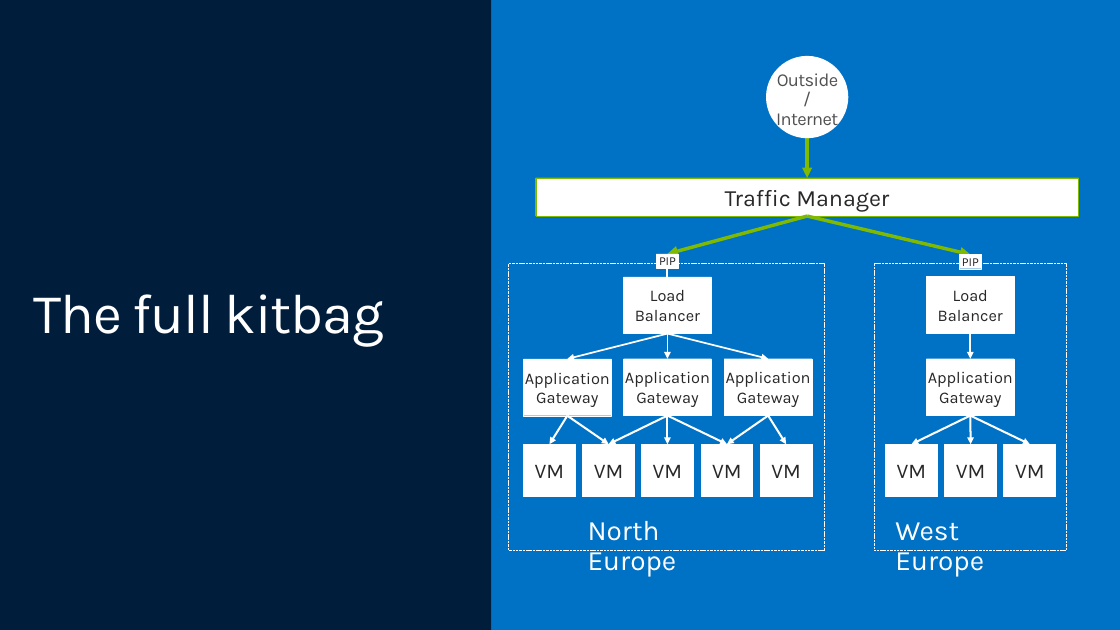
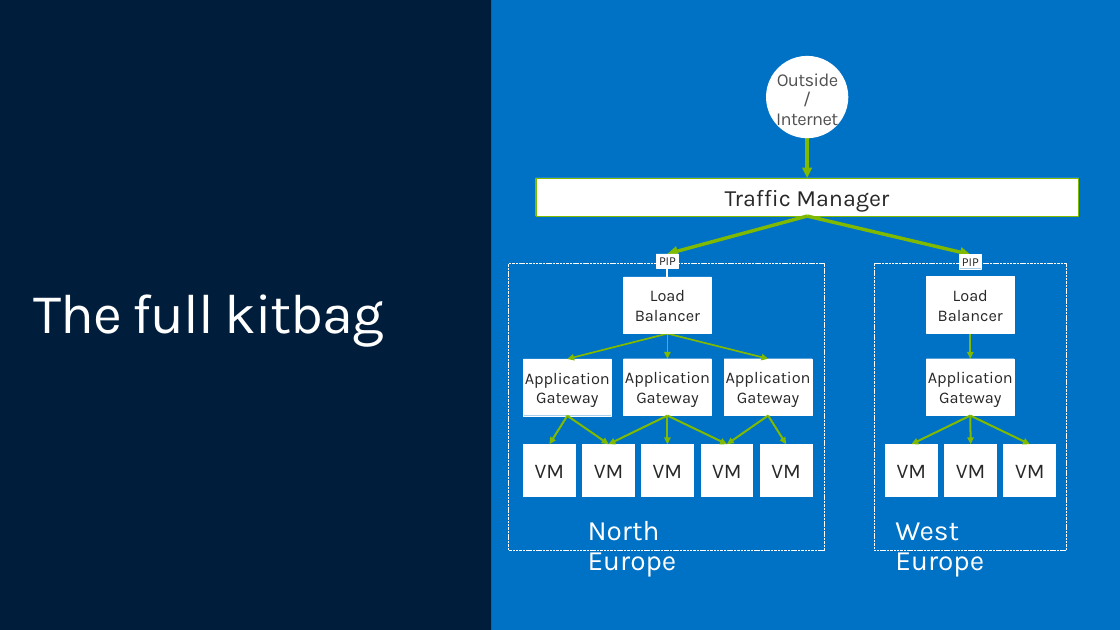
Before and after one commit to rbannist/azappgwlab, a slide deck: slide 30 of AzureApplicationGatewayOverview_0617_v1.pptx. Drawn at 1120x630 pixels with LibreOffice and Linux fonts; fonts in the diff are those of the drawing. Boxes give left, top, right and bottom in pixels: in the first picture for what was removed or moved away, otherwise in the second. Text is boxed around its words. In the diff, an @@ line names an element or a change of style, - is before the commit and + after.

Commit message:
Slight adjustments to presentation
Arrow colours and shape layering

```diff
--- a/AzureApplicationGatewayOverview_0617_v1.pptx
+++ b/AzureApplicationGatewayOverview_0617_v1.pptx
@@ arrow (668, 334) - (567, 359): stroke #FFFFFF 1.5 pt to #7FBA00 1.5 pt @@
@@ arrow (668, 334) - (668, 359): stroke #FFFFFF 1.5 pt to #7FBA00 1.5 pt @@
@@ arrow (668, 334) - (768, 359): stroke #FFFFFF 1.5 pt to #7FBA00 1.5 pt @@
@@ arrow (970, 334) - (970, 359): stroke #FFFFFF 1.5 pt to #7FBA00 1.5 pt @@
@@ arrow (567, 416) - (549, 444): stroke #FFFFFF 1.75 pt to #7FBA00 1.75 pt @@
@@ arrow (567, 416) - (609, 444): stroke #FFFFFF 1.75 pt to #7FBA00 1.75 pt @@
@@ arrow (668, 416) - (609, 444): stroke #FFFFFF 1.75 pt to #7FBA00 1.75 pt @@
@@ arrow (668, 416) - (668, 444): stroke #FFFFFF 1.75 pt to #7FBA00 1.75 pt @@
@@ arrow (668, 416) - (727, 444): stroke #FFFFFF 1.75 pt to #7FBA00 1.75 pt @@
@@ arrow (768, 416) - (727, 444): stroke #FFFFFF 1.75 pt to #7FBA00 1.75 pt @@
@@ arrow (768, 416) - (786, 444): stroke #FFFFFF 1.75 pt to #7FBA00 1.75 pt @@
@@ arrow (970, 416) - (912, 444): stroke #FFFFFF 1.75 pt to #7FBA00 1.75 pt @@
@@ arrow (970, 416) - (971, 444): stroke #FFFFFF 1.75 pt to #7FBA00 1.75 pt @@
@@ arrow (970, 416) - (1030, 444): stroke #FFFFFF 1.75 pt to #7FBA00 1.75 pt @@
```
Also in this commit, not shown: 1 other slide changed.
